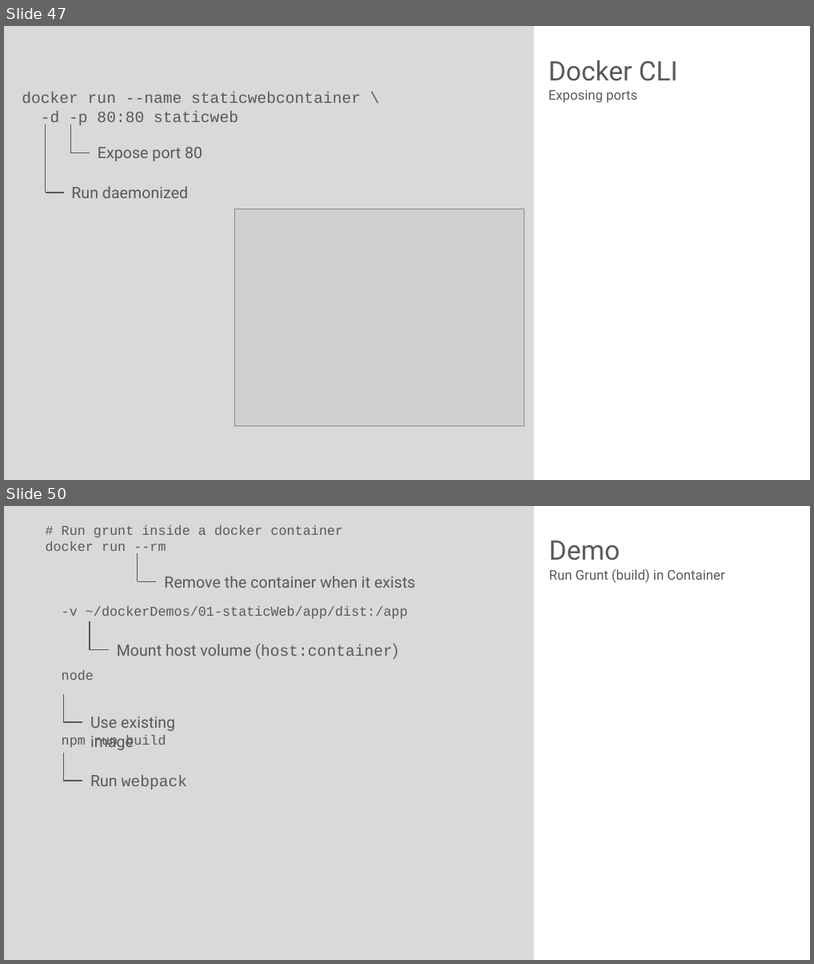
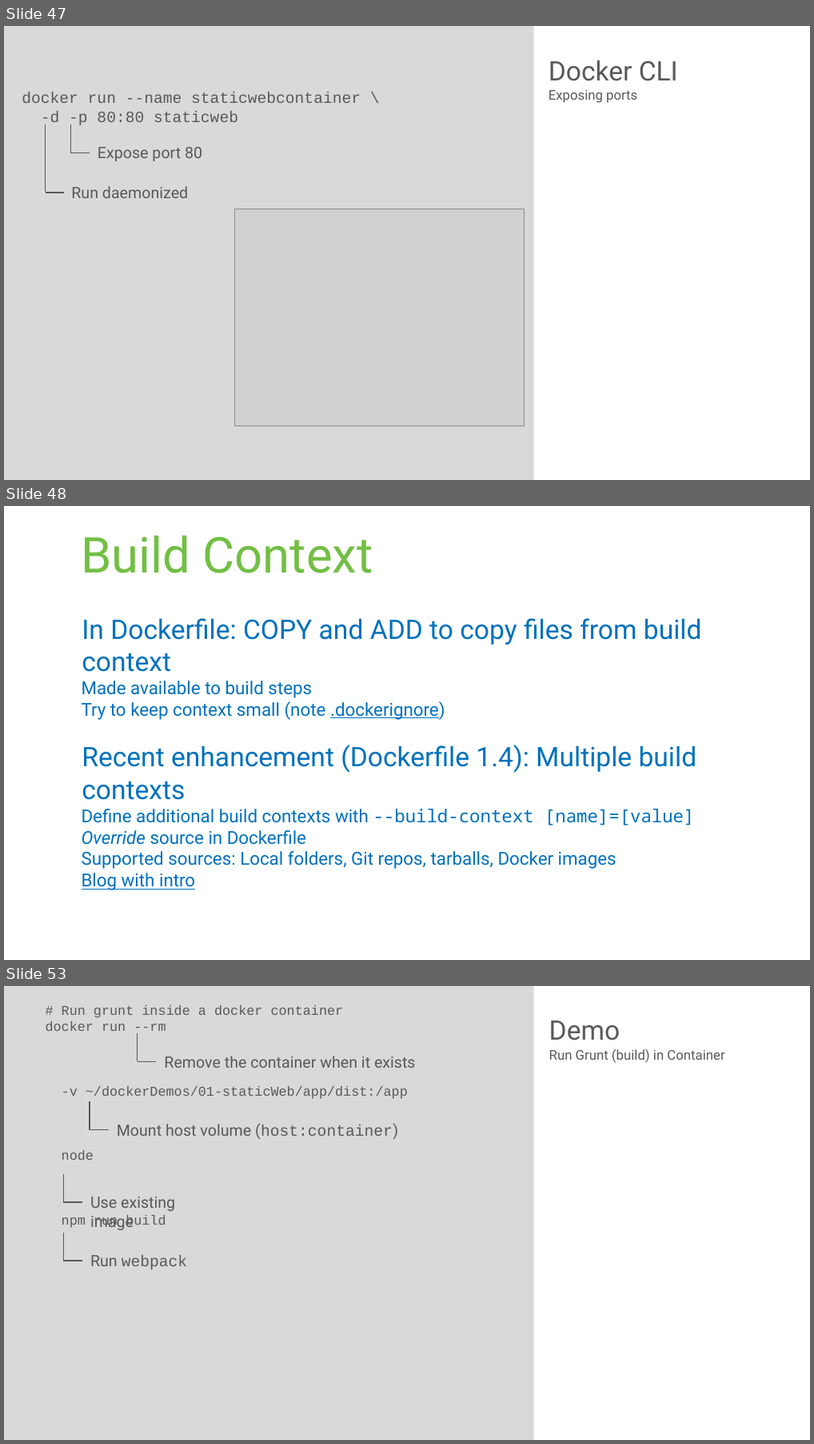
Before and after one commit to rstropek/DockerVS2015Intro, a slide deck: slides/Docker-Workshop.pptx. Shown one above the other, each under a label of ours: slides 47 and 50 before the commit, slides 47, 48 and 53 after it; the slides between them are not shown. The pictures are 814x964 and 814x1444 pixels, drawn with LibreOffice and Linux fonts; fonts in the diff are those of the drawing; grey boxes stand for pictures. Boxes give left, top, right and bottom in pixels: in the first picture for what was removed or moved away, otherwise in the second. Text is boxed around its words. In the diff, an @@ line names an element or a change of style, - is before the commit and + after.

```diff
--- a/slides/Docker-Workshop.pptx
+++ b/slides/Docker-Workshop.pptx
@@ slide 48 added at box(4, 506, 810, 960), background #FFFFFF @@
@@ title added at box(82, 536, 374, 573), 44 pt, text #72BF44 @@
+Build Context
@@ text added at box(82, 618, 702, 890), 16 pt, text #0071BC @@
+In Dockerfile: COPY and ADD to copy files from build context
+  Made available to build steps
+  Try to keep context small (note .dockerignore)
+Recent enhancement (Dockerfile 1.4): Multiple build contexts
+  Define additional build contexts with --build-context [name]=[value]
+  Override source in Dockerfile
+  Supported sources: Local folders, Git repos, tarballs, Docker images
+  Blog with intro
@@ what was slide 50 is now slide 53 @@
```
Also in this commit, not shown: 4 slides changed, 2 other slides added.
